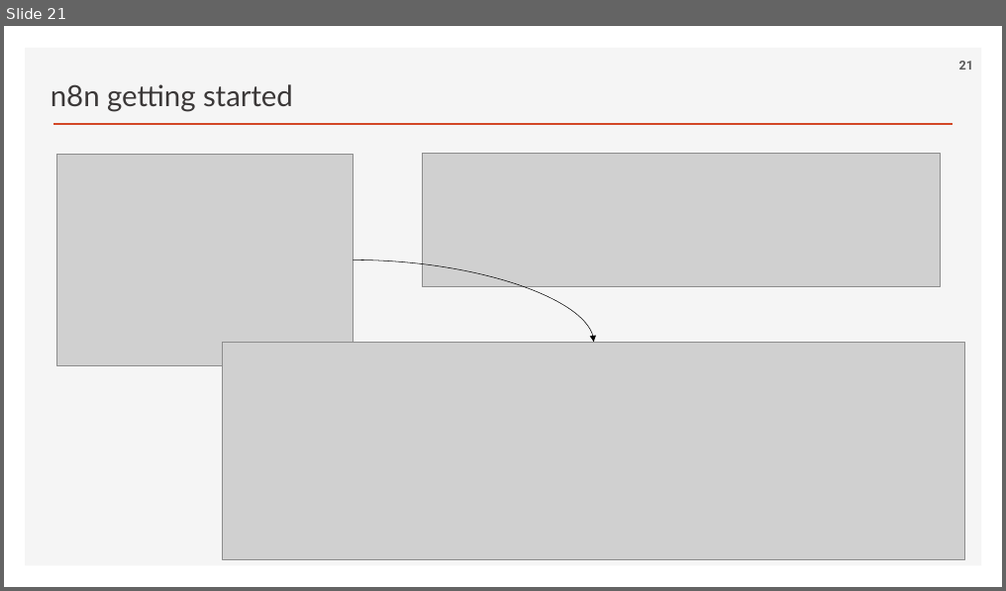
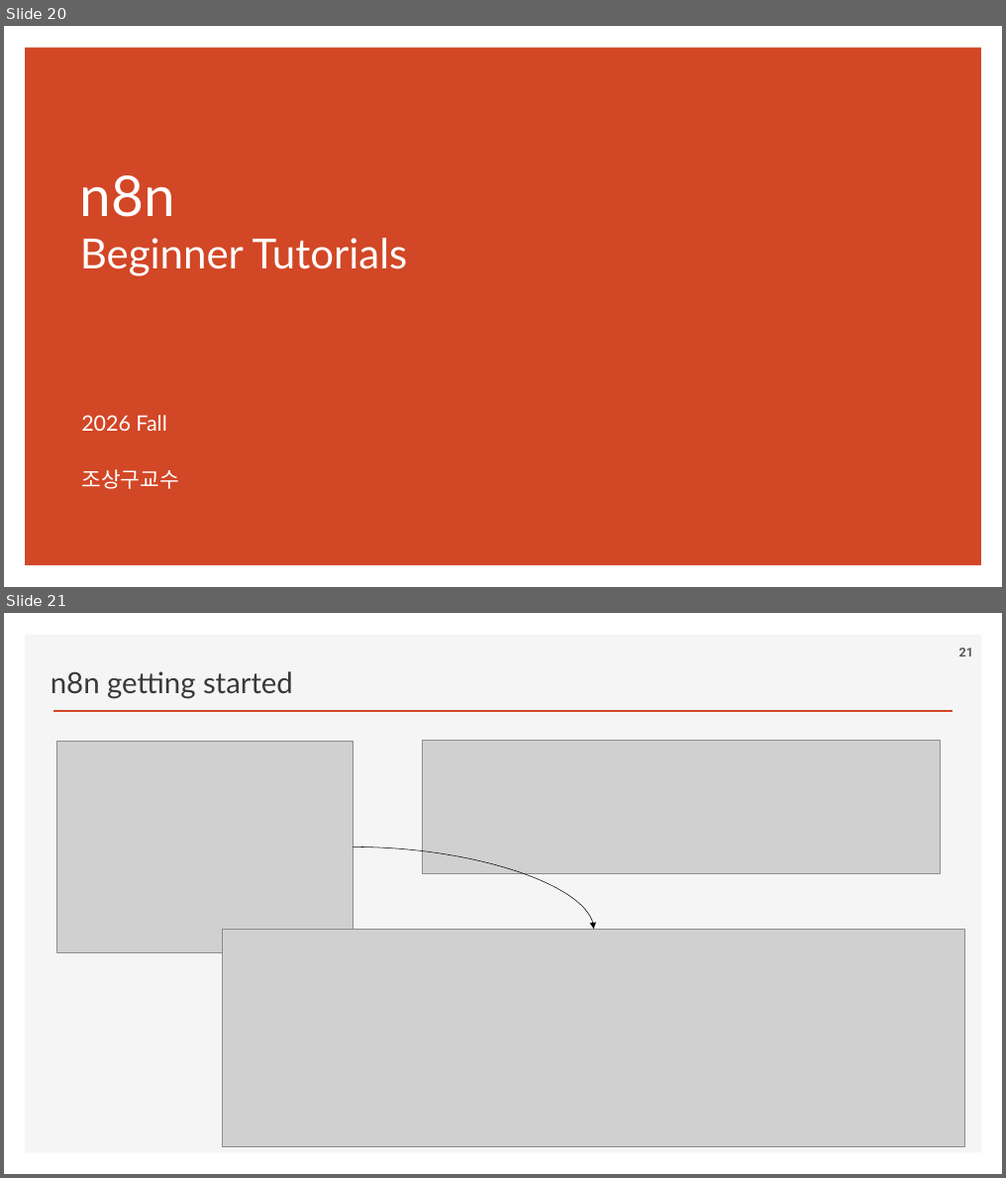
Before and after one commit to ancestor9/2026_Fall_Learning-Langchain-AI-Agent, a slide deck: PPTs/04_AI Workflow_n8n.pptx. Shown one above the other, each under a label of ours: slide 21 before the commit, slides 20 and 21 after it. The pictures are 1006x591 and 1006x1178 pixels, drawn with LibreOffice and Linux fonts; fonts in the diff are those of the drawing; grey boxes stand for pictures; background and template pictures are left out. Boxes give left, top, right and bottom in pixels: in the first picture for what was removed or moved away, otherwise in the second. Text is boxed around its words. In the diff, an @@ line names an element or a change of style, - is before the commit and + after.

```diff
--- a/PPTs/04_AI Workflow_n8n.pptx
+++ b/PPTs/04_AI Workflow_n8n.pptx
@@ slide 20 added at <box>4,26,1002,587</box>, background #FFFFFF @@
@@ rectangle added at <box>25,48,982,567</box>, fill #D24726 @@
@@ title added at <box>80,175,408,276</box>, 40 pt, text #FFFFFF @@
+n8n
+Beginner Tutorials
@@ text added at <box>81,415,179,489</box>, 20.4 pt, text #FFFFFF @@
+2026 Fall
+조상구교수
```
Also in this commit, not shown: 6 other slides added.
